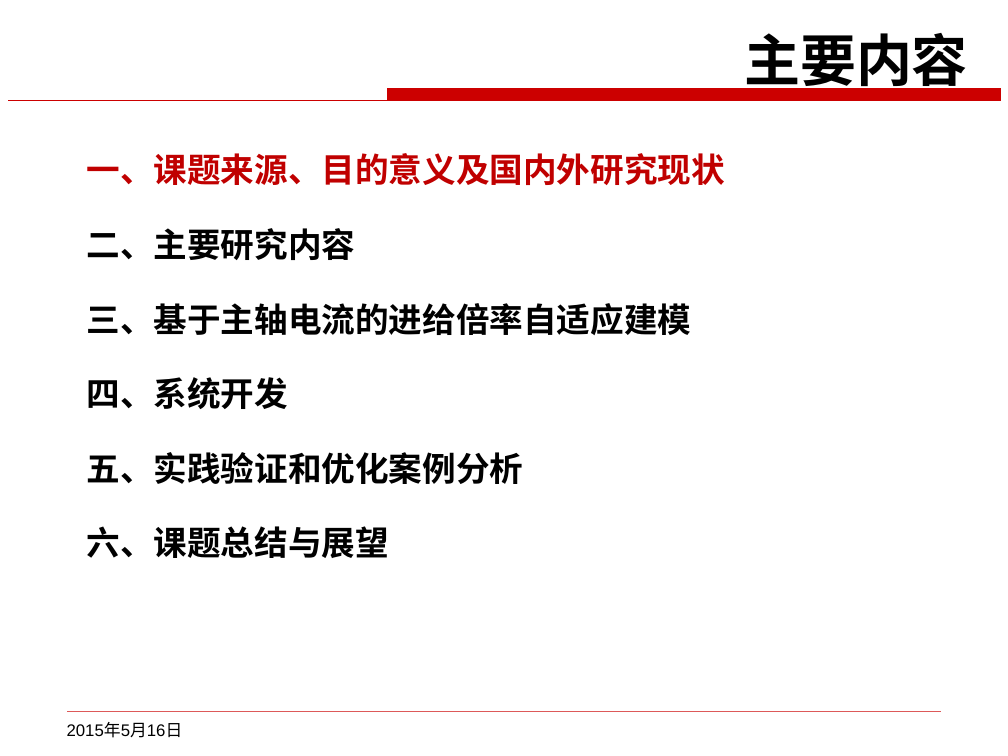
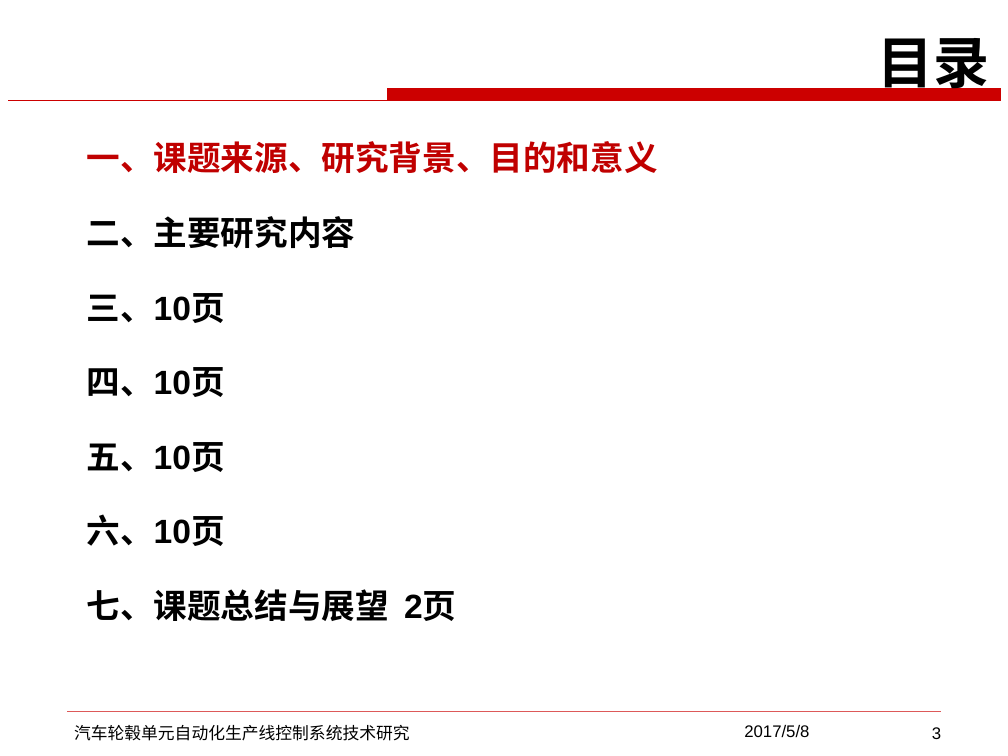
Before and after one commit to spiritking416/software, a slide deck: slide 3 of 硕士论文/毕业答辩ppt-秦华伟v1.pptx (slide 2 before the commit). Drawn at 1008x756 pixels with LibreOffice and Linux fonts; fonts in the diff are those of the drawing; background and template pictures are left out. Boxes give left, top, right and bottom in pixels: in the first picture for what was removed or moved away, otherwise in the second. Text is boxed around its words. In the diff, an @@ line names an element or a change of style, - is before the commit and + after.

```diff
--- a/硕士论文/毕业答辩ppt-秦华伟v1.pptx
+++ b/硕士论文/毕业答辩ppt-秦华伟v1.pptx
@@ text at (878, 26, 990, 97): text changed @@
-主要内容
+目录
@@ text "一、课题来源、研究背景、目的和意义": place and size @@
-text "一、课题来源、研究背景、目的和意义" at (87, 153, 725, 558)
+text "一、课题来源、研究背景、目的和意义" at (87, 141, 658, 621)
@@ text at (87, 141, 658, 173): text changed @@
-一、课题来源、目的意义及国内外研究现状
+一、课题来源、研究背景、目的和意义
@@ text at (87, 293, 456, 621): text changed @@
-三、基于主轴电流的进给倍率自适应建模
-四、系统开发
-五、实践验证和优化案例分析
-六、课题总结与展望
+三、10页
+四、10页
+五、10页
+六、10页
+七、课题总结与展望 2页
@@ text removed at (67, 722, 183, 738) @@
-2015年5月16日
@@ text added at (74, 725, 410, 741), 12 pt, text #000000 @@
+汽车轮毂单元自动化生产线控制系统技术研究
@@ text added at (744, 725, 809, 737), 12 pt, text #000000 @@
+2017/5/8
@@ page number added at (932, 727, 941, 739), 12 pt, text #000000 @@
+3
```
Also in this commit, not shown: 2 other slides changed, 4 slides added, 38 slides removed, 40 other files.
